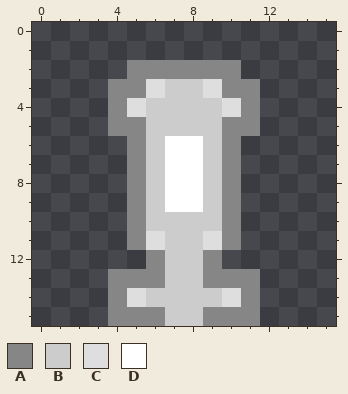
Two states of a pixel-art sprite, texture-packer/sprites/streetlight_c_top.png. The picture above was drawn from the file before the commit.
The file is 16x16 pixels.
Palette (. is transparent): A #868686  B #cccccc  C #dedede  D #ffffff
Pixels before, first column x 4:
 2 .AAAAAA.
 3 AACBBCAA
 4 ACBBBBCA
 5 AABBBBAA
 6 .ABDDBA.
 7 .ABDDBA.
 8 .ABDDBA.
 9 .ABDDBA.
10 .ABBBBA.
11 .ACBBCA.
12 ..ABBA..
13 AAABBAAA
14 ACBBBBCA
15 AAABBAAA
Now the later version:
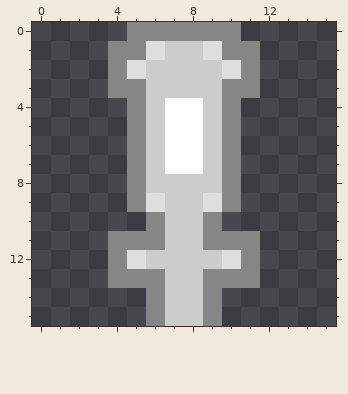
Message: Minor adjustments to light sprites so they always align with the top of a tile.
Diff:
y 0: x 5..10 ...... -> AAAAAA
y 1: x 4..11 ........ -> AACBBCAA
y 2: x 4..11 .AAAAAA. -> ACBBBBCA
y 3: x 6 C -> B; x 9 C -> B
y 4: x 4..5 AC -> .A; x 7..8 BB -> DD; x 10..11 CA -> A.
y 5: x 4 A -> .; x 7..8 BB -> DD; x 11 A -> .
y 8: x 7..8 DD -> BB
y 9: x 6..9 BDDB -> CBBC
y 10: x 5..6 AB -> .A; x 9..10 BA -> A.
y 11: x 4 . -> A; x 6 C -> A; x 9 C -> A; x 11 . -> A
y 12: x 4..6 ..A -> ACB; x 9..11 A.. -> BCA
y 14: x 4..6 ACB -> ..A; x 9..11 BCA -> A..
y 15: x 4..5 AA -> ..; x 10..11 AA -> ..
Pixel boxes of the changes (left, top, right, bottom) in both pictures:
changed: (108, 22, 260, 326)
